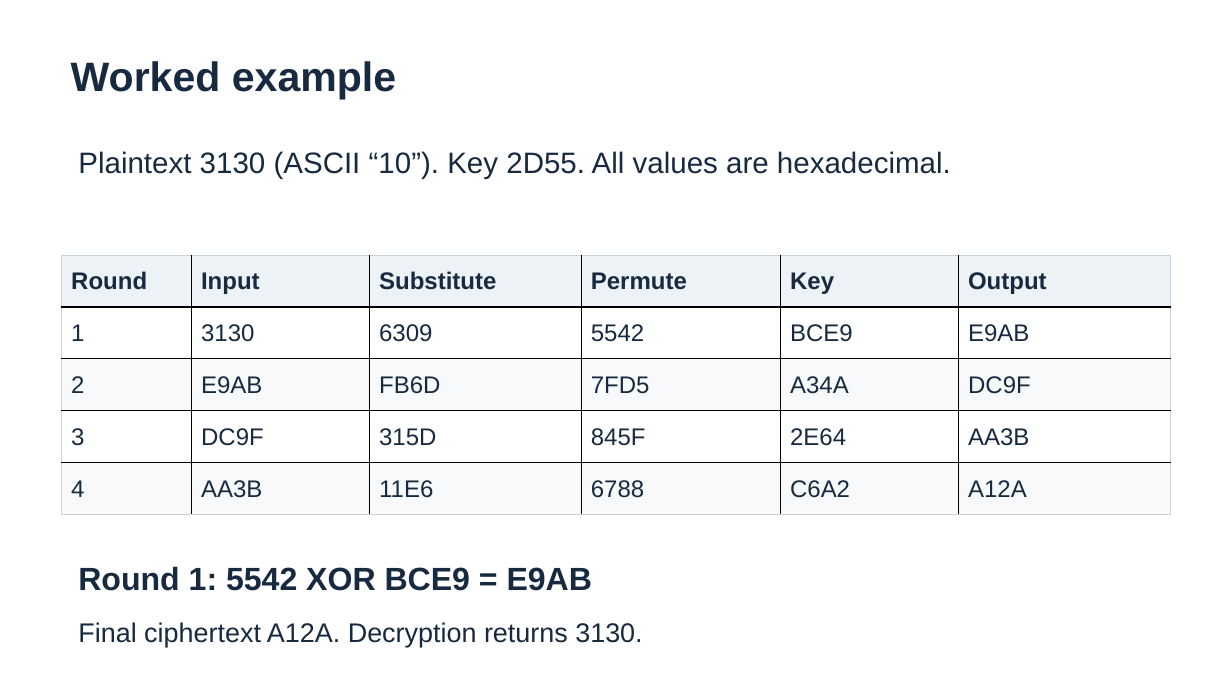
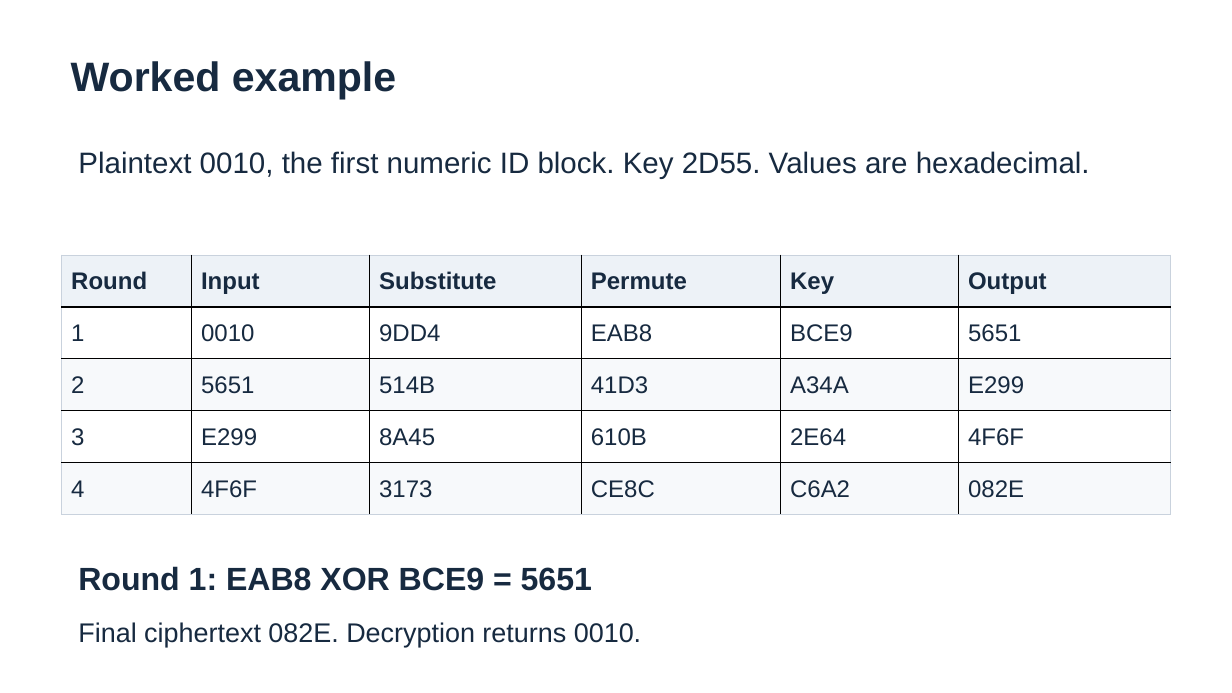
Before and after one commit to Midnight-Kyo/cse310-symmetric-cipher-project, a slide deck: slide 5 of presentation/Symmetric_Algorithm_Presentation.pptx. Drawn at 1232x693 pixels with LibreOffice and Linux fonts; fonts in the diff are those of the drawing. Boxes give left, top, right and bottom in pixels: in the first picture for what was removed or moved away, otherwise in the second. Text is boxed around its words. In the diff, an @@ line names an element or a change of style, - is before the commit and + after.

Commit message:
Use numeric student IDs and synchronize project materials

```diff
--- a/presentation/Symmetric_Algorithm_Presentation.pptx
+++ b/presentation/Symmetric_Algorithm_Presentation.pptx
@@ text at bbox=[78, 151, 1090, 179]: text changed @@
-Plaintext 3130 (ASCII “10”). Key 2D55. All values are hexadecimal.
+Plaintext 0010, the first numeric ID block. Key 2D55. Values are hexadecimal.
@@ table at bbox=[62, 255, 1172, 515] @@
-row 2: 1 | 3130 | 6309 | 5542 | BCE9 | E9AB
+row 2: 1 | 0010 | 9DD4 | EAB8 | BCE9 | 5651
-row 3: 2 | E9AB | FB6D | 7FD5 | A34A | DC9F
+row 3: 2 | 5651 | 514B | 41D3 | A34A | E299
-row 4: 3 | DC9F | 315D | 845F | 2E64 | AA3B
+row 4: 3 | E299 | 8A45 | 610B | 2E64 | 4F6F
-row 5: 4 | AA3B | 11E6 | 6788 | C6A2 | A12A
+row 5: 4 | 4F6F | 3173 | CE8C | C6A2 | 082E
@@ text at bbox=[78, 566, 592, 591]: text changed @@
-Round 1: 5542 XOR BCE9 = E9AB
+Round 1: EAB8 XOR BCE9 = 5651
@@ text at bbox=[78, 622, 641, 647]: text changed @@
-Final ciphertext A12A. Decryption returns 3130.
+Final ciphertext 082E. Decryption returns 0010.
```
Also in this commit, not shown: 3 other slides changed, 14 other files.
